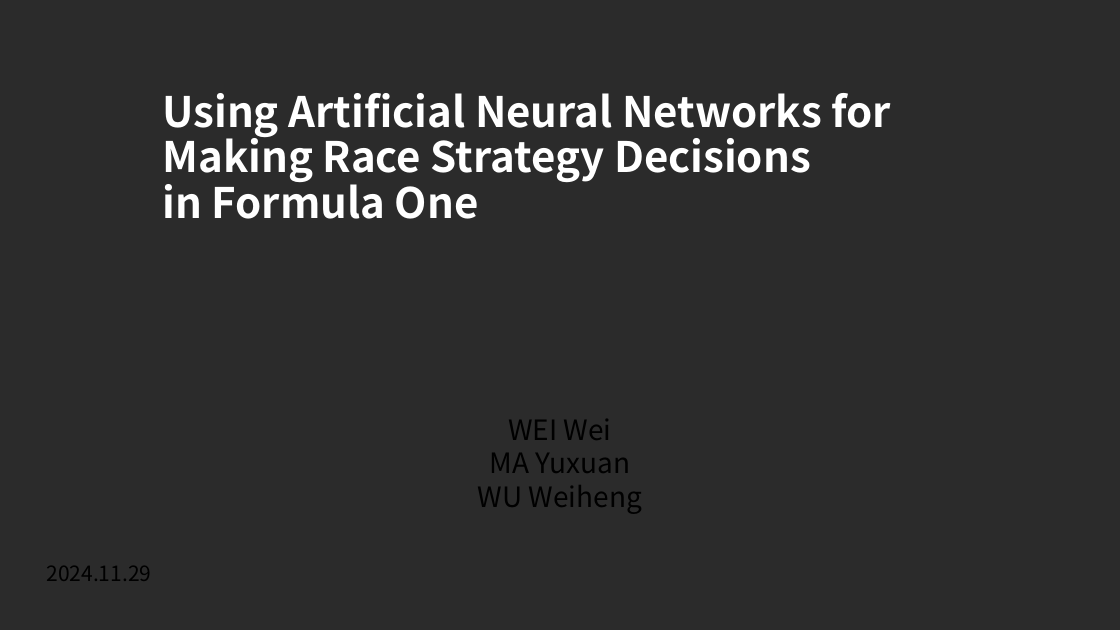
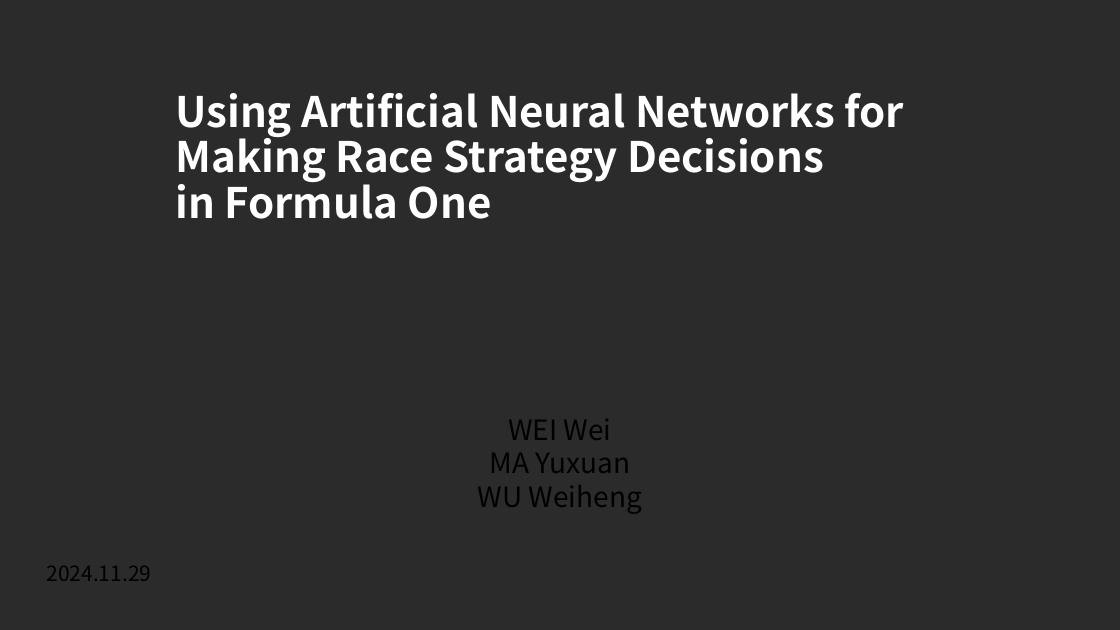
Before and after one commit to xvhhvx/EESM5900V_Project, a slide deck: slide 1 of Project_Presentation.pptx. Drawn at 1120x630 pixels with LibreOffice and Linux fonts; fonts in the diff are those of the drawing; background and template pictures are left out; a plain dark background stands for a picture behind light text. Boxes give left, top, right and bottom in pixels: in the first picture for what was removed or moved away, otherwise in the second. Text is boxed around its words. In the diff, an @@ line names an element or a change of style, - is before the commit and + after.

```diff
--- a/Project_Presentation.pptx
+++ b/Project_Presentation.pptx
@@ text "Using Artificial Neural Networks for": place and size @@
-text "Using Artificial Neural Networks for" at bbox=[162, 93, 891, 219]
+text "Using Artificial Neural Networks for" at bbox=[175, 93, 904, 219]
```
Also in this commit, not shown: 1 other slide changed.
